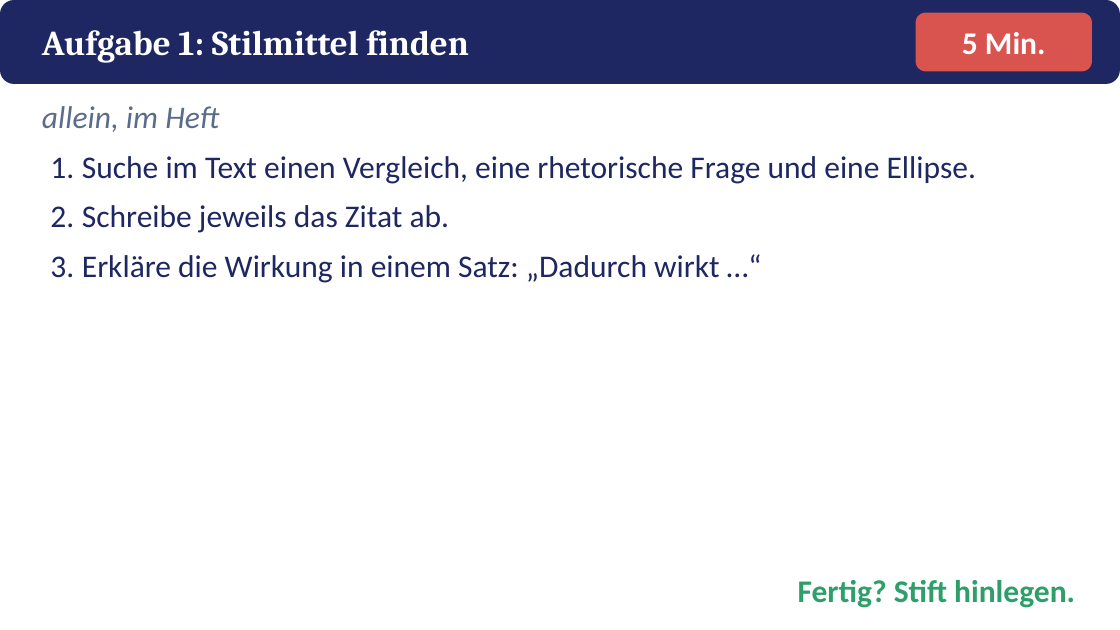
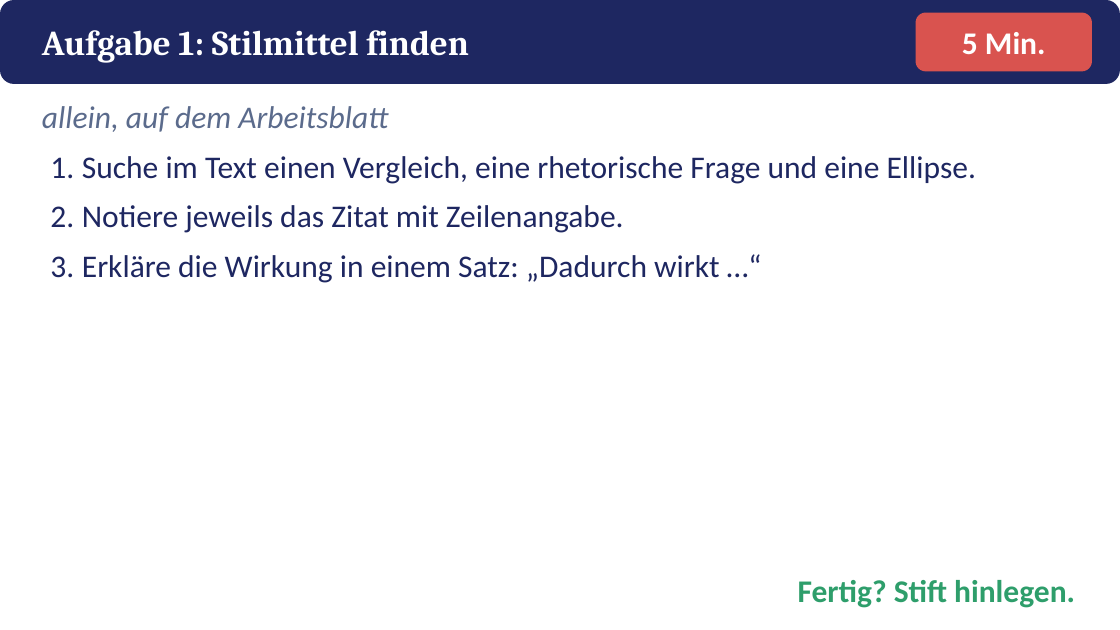
Before and after one commit to golzkonstantin-gif/Schule, a slide deck: slide 11 of Deutsch_11/Kafka_Gibs_auf/Praesentation_Gibs_auf.pptx. Drawn at 1120x630 pixels with LibreOffice and Linux fonts; fonts in the diff are those of the drawing. Boxes give left, top, right and bottom in pixels: in the first picture for what was removed or moved away, otherwise in the second. Text is boxed around its words. In the diff, an @@ line names an element or a change of style, - is before the commit and + after.

```diff
--- a/Deutsch_11/Kafka_Gibs_auf/Praesentation_Gibs_auf.pptx
+++ b/Deutsch_11/Kafka_Gibs_auf/Praesentation_Gibs_auf.pptx
@@ text at [42, 106, 388, 132]: text changed @@
-allein, im Heft
+allein, auf dem Arbeitsblatt
@@ text at [82, 205, 624, 233]: text changed @@
-2. Schreibe jeweils das Zitat ab.
+2. Notiere jeweils das Zitat mit Zeilenangabe.
```
Also in this commit, not shown: 5 other slides changed, 12 other files.
